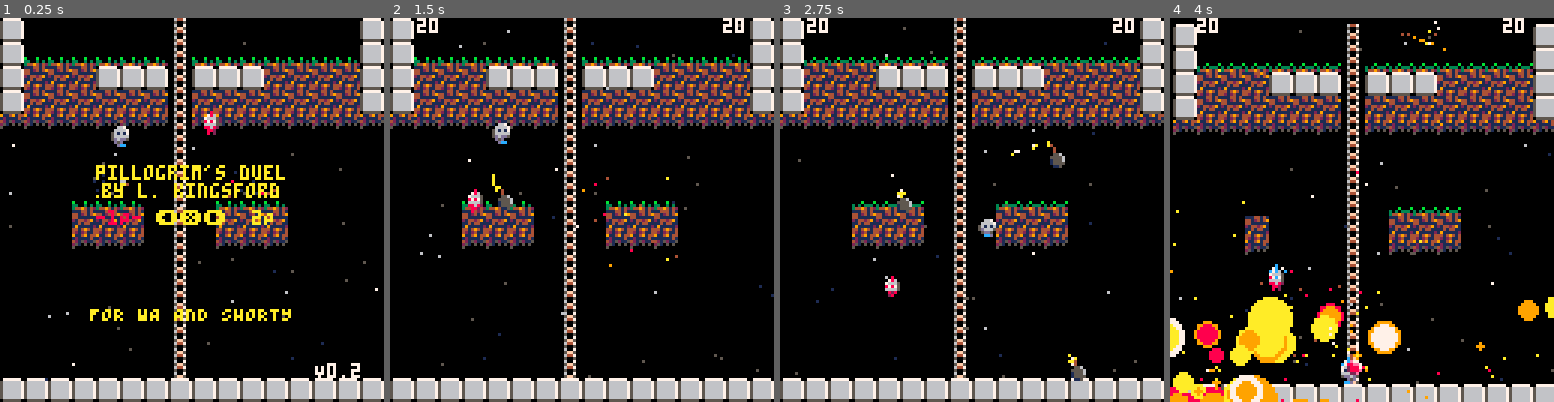
Above: before the commit, frames 1-4 (left to right).
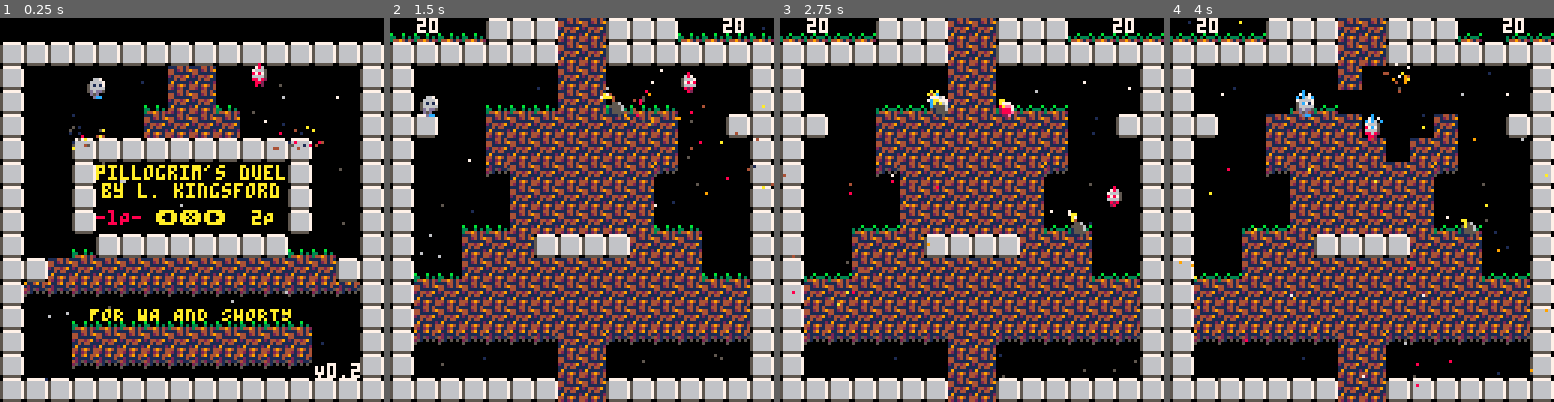
Above: after the commit, the same moments.

Repository: lkingsford/pico8-projects
Game: PICO-8 cartridge plat1.p8
The game is run twice, just before and just after one commit, with the same random seed, the same clock (stepped at 60 frames per second) and the same inputs.
Inputs:
- Up to frame 1 (0.25 s): no input
- Up to frame 2 (1.5 s): tap X (X key) at 0.33, 1.07 s; tap O (Z key) at 0.7 s
- Up to frame 3 (2.75 s): hold Right 1.6-2.1 s; tap O (Z key) at 1.7, 2.1, 2.5 s; tap X (X key) at 1.85 s; hold Up 2.15-2.42 s; hold Right from 2.47 s (still down)
- Up to frame 4 (4 s): tap O (Z key) at 2.9, 3.3, 3.7 s; tap X (X key) at 2.97 s; release Right at 3.03 s; hold Left 3.08-3.58 s; hold Down 3.63-3.97 s

The runs differ from the first frame. In frame 1, 54% of the frame differs, in the area x 0-100%, y 0-94%; in frame 2, 66%; in frame 3, 66%; in frame 4, 73%, in the area x 0-100%, y 0-100%.

Commit message:
Add ladder maps

Diff:
--- a/plat1.p8
+++ b/plat1.p8
@@ -13,7 +13,7 @@
 
 function consts()
 	VERSION = "V0.2"
-	MAP_COUNT = 6
+	MAP_COUNT = 8
 	FIREY_PART_COLORS = {7,8,8,9,9,9,10,10,10,10}
 	WIN_SCORE = 5
 	LPS_HEALTH = 99
@@ -829,8 +829,7 @@
 	anim_f = 0
 	init_back()
 	-- Update rnd for new map
-	--load_map(map or flr(rnd(MAP_COUNT)))
-	load_map(5)
+	load_map(map or flr(rnd(MAP_COUNT)))
 	fore_parts = {}
 	shakes = {}
 
@@ -2117,73 +2116,73 @@
 0000010100000002030580800000000000010101000000000004000000000000000000000000000000000000000000000000000000000000000000000000000000000000000000000000000000000000000000000000000000000000000000000000000000000000000000000000000000000000000000000000000000000000
 0000000000000000000000000000000000000000000000000000000000000000000000000000000000000000000000000000000000000000000000000000000000000000000000000000000000000000000000000000000000000000000000000000000000000000000000000000000000000000000000000000000000000000
 __map__
-000000000000000000000000000000000b0b0b0b08080809090808080a0a0a0a000000000808080000080808000000000000000000000000000000000000000008000200000808080808080012000008080000004444440744444400000000080000000000000000000000000000000000000000000000000000000000000000
-0808080808080808080808080808080808080808080808090908080808080808080808080808080000080808080808080000020000000000000000000000001208080a0a08000000000000080a0a0808080a0a0a0a0a0a070a0a0a0a0a0a0a080000000000000000000000000000000000000000000000000000000000000000
-08000000000044090944000000000008080000000000440909440000000000080800004400440044440044004400000800000a0a0a0a0000000000000a0a0a0a08080809090000000000000909080808080909090808080708080809090909080000000000000000000000000000000000000000000000000000000000000000
-0800000000000a09090a000000000008080200000a0a0a09090b0b0b00001208080000000000000000000000000000080000080909090000000000000909090808081919190000000000001919190808080909090909090709090909090909080000000000000000000000000000000000000000000000000000000000000000
-0800000200000909090900001200000808080000090909090909090900000808080000000000000000000000000000080000191919190000000000001919191908080000000000000000000000000808191919191919190719191919191919190000000000000000000000000000000000000000000000000000000000000000
-0800000808080808080808080800000808000000090909090909090900000008080000000200000000000012000000080000000000000000000000000000000008000000000000000000000000000008000000000000000700000000000000000000000000000000000000000000000000000000000000000000000000000000
-08000008010000000000000008000008080000001909090909090919000000080000000000000000000000000000000000000000000000000000000000004400080000000a0a080808080a0a00000008000000000200000700001200000000000000000000000000000000000000000000000000000000000000000000000000
-0800000801000000000000000800000808000000000909090909090000000008000000000000000000000000000000000000000000000a0a0a00000000000000080000000909444444440909000000080000000a0a0a0007000a0a0a000000000000000000000000000000000000000000000000000000000000000000000000
-080000080100000000000000080000080800000a0a0909090909090b0b0000080800000a0a0a000000000a0a0a0000080000000000000809090000000000000008000000090900000000090900000008000000090909000700090909000000000000000000000000000000000000000000000000000000000000000000000000
-0800000a08080808080808080a0a000808440009090908080808090909004408080000090909000000000909090000080000000000001919190000000a0a0a0008000000090900000000090900000008000000191919000700191919000000000000000000000000000000000000000000000000000000000000000000000000
-08080909090909090909090909090808080a0a090909090909090909090b0b08080000090909000000000909090000080044000000004400004400000909080008000000090900000000090900000008000000000000000700000000000000000000000000000000000000000000000000000000000000000000000000000000
-081919191919191919191919191919080809090909090909090909090909090808000019190808000008081919000008000a0a0a0a000000000000001919190008080000191908080808191900000808000000000000000700000000000000000000000000000000000000000000000000000000000000000000000000000000
-0844000a0a0a0a0a0a0a0a0a0a00440808090909090909090909090909090908080000000000000000000000000000080008090909000000000000000000000008080000000000000000000000000808000000000000000700000000000000000000000000000000000000000000000000000000000000000000000000000000
-0800000909090909090909090900000808191919191919090919191919191908080000000000000000000000000000080019191900000000000000000000000008080800000000000000000000080808000000000000000700000000000000000000000000000000000000000000000000000000000000000000000000000000
-0800001919191919191919191900000808000000000000090900000000000008080000000000000a0a000000000000080a0a0a0a0a0a0a0a0a0a0a0a0a0a0a0a08090808080000000000000808080908000000000000000700000000000000000000000000000000000000000000000000000000000000000000000000000000
-0808080808080808080808080808080808080808080808090908080808080808080808080808080909080808080808080909090909090808080809090909090908090909080808080808080809090908080808080808080808080808080808080000000000000000000000000000000000000000000000000000000000000000
-…(54 lines of a section not shown)…
+000000000000000000000000000000000b0b0b0b08080809090808080a0a0a0a000000000808080000080808000000000000000000000000000000000000000008000200000808080808080012000008080000004444440744444400000000080909090909090808080809090909090900000000070000000000000700000000
+0808080808080808080808080808080808080808080808090908080808080808080808080808080000080808080808080000020000000000000000000000001208080a0a08000000000000080a0a0808080a0a0a0a0a0a070a0a0a0a0a0a0a080919191919190002120009090944090900004400070044000044000700440000
+08000000000044090944000000000008080000000000440909440000000000080800004400440044440044004400000800000a0a0a0a0000000000000a0a0a0a08080809090000000000000909080808080909090808080708080809090909080900070000000000000009090909090900000000070000000000000700000000
+0800000000000a09090a000000000008080200000a0a0a09090b0b0b00001208080000000000000000000000000000080000080909090000000000000909090808081919190000000000001919190808080909090909090709090909090909080808070808000000000009090909090900000700070000000000000700070000
+0800000200000909090900001200000808080000090909090909090900000808080000000000000000000000000000080000191919190000000000001919191908080000000000000000000000000808191919191919190719191919191919190900070000000000000019191919190908080708080808080808080808070808
+0800000808080808080808080800000808000000090909090909090900000008080000000200000000000012000000080000000000000000000000000000000008000000000000000000000000000008000000000000000700000000000000000800070000000000000000000000000909090709090909090909090909070909
+08000008010000000000000008000008080000001909090909090919000000080000000000000000000000000000000000000000000000000000000000004400080000000a0a080808080a0a00000008000000000200000700001200000000000808070808000000000000000700000909090709090909090909090909070909
+0800000801000000000000000800000808000000000909090909090000000008000000000000000000000000000000000000000000000a0a0a00000000000000080000000909444444440909000000080000000a0a0a0007000a0a0a000000000900070000000000000008080708080909090709090909090909090909070909
+080000080100000000000000080000080800000a0a0909090909090b0b0000080800000a0a0a000000000a0a0a000008000000000000080909000000000000000800000009090000000009090000000800000009090900070009090900000000090a070a0a000000000000000700000909090709090909090909090909070909
+0800000a08080808080808080a0a000808440009090908080808090909004408080000090909000000000909090000080000000000001919190000000a0a0a0008000000090900000000090900000008000000191919000700191919000000000909080909000000000000000700000919190719191919191919191919071919
+08080909090909090909090909090808080a0a090909090909090909090b0b08080000090909000000000909090000080044000000004400004400000909080008000000090900000000090900000008000000000000000700000000000000000919191919000000000008080708080900000700000000000000000000070000
+081919191919191919191919191919080809090909090909090909090909090808000019190808000008081919000008000a0a0a0a00000000000000191919000808000019190808080819190000080800000000000000070000000000000000090a0a0a0a000000000000000700000902000700070000000000000700070012
+0844000a0a0a0a0a0a0a0a0a0a00440808090909090909090909090909090908080000000000000000000000000000080008090909000000000000000000000008080000000000000000000000000808000000000000000700000000000000000909090909000000000000000700000908080808070808080808080708080808
+0800000909090909090909090900000808191919191919090919191919191908080000000000000000000000000000080019191900000000000000000000000008080800000000000000000000080808000000000000000700000000000000000944090909000000000008080708080909090909070909090909090709090909
+0800001919191919191919191900000808000000000000090900000000000008080000000000000a0a000000000000080a0a0a0a0a0a0a0a0a0a0a0a0a0a0a0a080908080800000000000008080809080000000000000007000000000000000009090909090a0a0a0a0a0a0a070a0a0909090909070909090909090709090909
+0808080808080808080808080808080808080808080808090908080808080808080808080808080909080808080808080909090909090808080809090909090908090909080808080808080809090908080808080808080808080808080808080909090909090909090909090809090909090909070909090909090709090909
+…(54 lines of a section not shown)…
Not shown, changed: carts/pillogrim.0.3.p8.png
